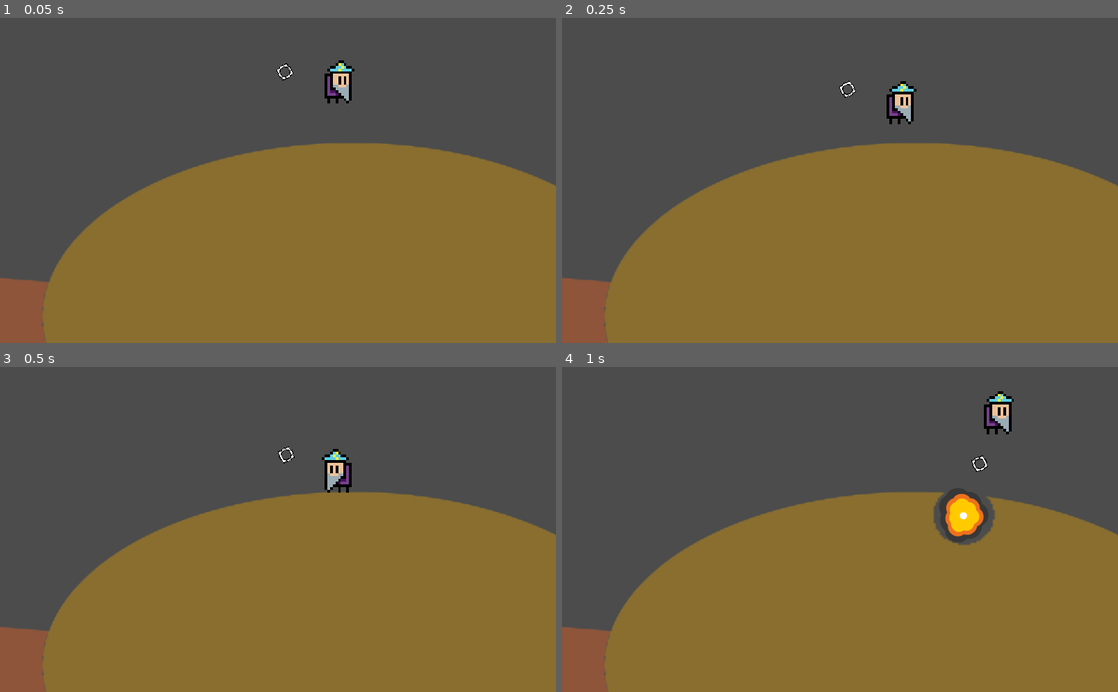
Above: before the commit, frames 1-4 (two rows, left to right).
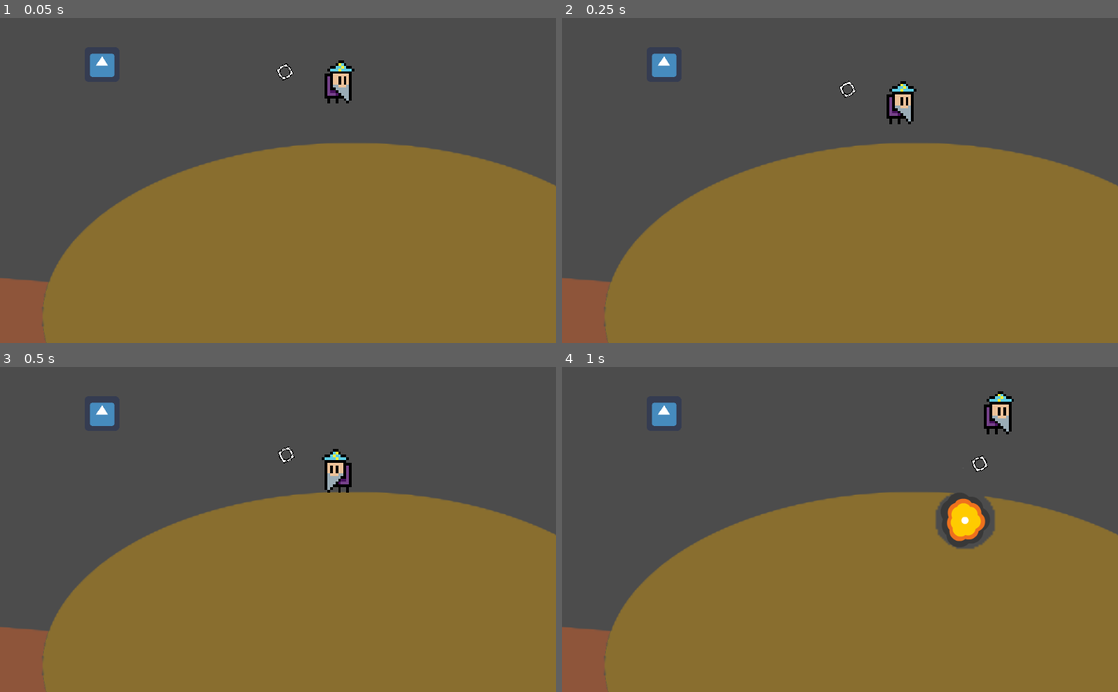
Above: after the commit, the same moments.

Repository: MitchMakesThings/Godot-Things
Game: Godot game, scene res://src/levels/FirstLevel.tscn
Same seed, same stepped clock (60 frames per second), same inputs: the game is played once before the commit and once after it. The engine's default icon, where the game draws it, is replaced by a stand-in: a white triangle on a blue panel in a dark square.
Inputs (mouse positions are in pixels of both pictures, inside the frame that each line leads up to):
- Up to frame 1 (0.05 s): no input
- Up to frame 2 (0.25 s): no input
- Up to frame 3 (0.5 s): no input
- Up to frame 4 (1 s): move the mouse to (962, 513) at 0.52 s; hold D (move_right) from 0.53 s (still down); click (962, 513) at 0.67 s; tap Space (jump) at 0.77 s

The runs differ from the first frame. In frame 1, 0.3% of the frame differs, in the area x 16-21%, y 10-19%; in frame 2, 0.3%; in frame 3, 0.3%; in frame 4, 1.0%, in the area x 16-78%, y 10-56%.

Commit message:
Messing with destructibles to try and support multiple destructible things in a single map, with different offsets etc.

Diff:
--- a/Game/src/destruction/Destructible.gd
+++ b/Game/src/destruction/Destructible.gd
@@ -2,6 +2,7 @@
 
 export var viewport_destruction_nodepath : NodePath
 export var collision_holder_node_path : NodePath
+export var collision_viewport_size : Vector2 = Vector2.ZERO
 
 var world_size : Vector2
 
@@ -24,7 +25,10 @@
 
 	# Match our destruction viewport to the regular viewport.
 	# If we didn't do this we'd need to either hardcode a viewport size
-	$Viewport.set_size(get_viewport_rect().size)
+	if collision_viewport_size != Vector2.ZERO:
+		$Viewport.set_size(collision_viewport_size)
+	else:
+		$Viewport.set_size(get_viewport_rect().size)
 
 	# Passing 0 to duplicate, as we don't want to duplicate scripts/signals etc
 	# We don't use 8 since we're going to delete our duplicate nodes after first render anyway
@@ -52,7 +56,6 @@
 
 func destroy(position : Vector2, radius : float):
 	var viewport_position = _world_to_viewport(position)
-
 	# Collision rebuild thread!
 	var thread := Thread.new()
 	var error = thread.start(self, "rebuild_collisions_from_geometry", [position, radius])
@@ -74,11 +77,6 @@
 	for dup in _to_cull:
 		dup.queue_free()
 	_to_cull = Array()
-
-
-func _process(_delta):
-	# Debug
-	OS.set_window_title(" | fps: " + str(Engine.get_frames_per_second()))
 
 
 func rebuild_texture():
@@ -145,7 +143,7 @@
 	bitmap.create_from_image_alpha($Sprite.texture.get_data())
 
 	# DEBUG:
-	#$Sprite.get_texture().get_data().save_png("res://screenshots/debug.png")
+	#$Sprite.get_texture().get_data().save_png("res://screenshots/debug" + get_parent().name + ".png")
 	#print("Saved")
 
 	# This will generate polygons for the given coordinate rectangle within the bitmap
@@ -193,18 +191,20 @@
 
 func _viewport_to_world(var point : Vector2) -> Vector2:
 	var dynamic_texture_size = $Viewport.get_size()
+	var parent_offset = get_parent().position
 	return Vector2(
-				((point.x + get_viewport_rect().position.x) / dynamic_texture_size.x) * world_size.x,
-				((point.y + get_viewport_rect().position.y) / dynamic_texture_size.y) * world_size.y
-			)
+		((point.x + get_viewport_rect().position.x) / dynamic_texture_size.x) * world_size.x,
+		((point.y + get_viewport_rect().position.y) / dynamic_texture_size.y) * world_size.y
+	)
 
 
 func _world_to_viewport(var point : Vector2) -> Vector2:
 	var dynamic_texture_size = $Viewport.get_size()
+	var parent_offset = get_parent().position
 	return Vector2(
-				(point.x / world_size.x) * dynamic_texture_size.x + get_viewport_rect().position.x,
-				(point.y / world_size.y) * dynamic_texture_size.y + get_viewport_rect().position.y
-			)
+		((point.x - parent_offset.x ) / world_size.x) * dynamic_texture_size.x + get_viewport_rect().position.x,
+		((point.y - parent_offset.y ) / world_size.y) * dynamic_texture_size.y + get_viewport_rect().position.y
+	)
 
 
 func _world_to_viewport_scale(var original_scale : Vector2) -> Vector2:
--- a/Game/src/levels/FirstLevel.tscn
+++ b/Game/src/levels/FirstLevel.tscn
@@ -1,22 +1,39 @@
-[gd_scene load_steps=7 format=2]
+[gd_scene load_steps=9 format=2]
 
 [ext_resource path="res://assets/levels/FirstLevel.png" type="Texture" id=1]
 [ext_resource path="res://src/destruction/Destructible.tscn" type="PackedScene" id=2]
 [ext_resource path="res://src/scripts/Camera.gd" type="Script" id=3]
 [ext_resource path="res://src/destruction/parent_material.shader" type="Shader" id=4]
 [ext_resource path="res://src/character/wizard.tscn" type="PackedScene" id=5]
+[ext_resource path="res://icon.png" type="Texture" id=6]
 
 [sub_resource type="ShaderMaterial" id=1]
 shader = ExtResource( 4 )
 
+[sub_resource type="ShaderMaterial" id=2]
+shader = ExtResource( 4 )
+
 [node name="FirstLevel" type="Node2D"]
 
+[node name="Debug" type="Sprite" parent="."]
+material = SubResource( 1 )
+position = Vector2( 2141.11, 1540 )
+texture = ExtResource( 6 )
+centered = false
+
+[node name="Destructible" parent="Debug" instance=ExtResource( 2 )]
+viewport_destruction_nodepath = NodePath("../../Debug/Destructible/Viewport/Circle")
+collision_holder_node_path = NodePath("../../Debug/Destructible/CollisionHolder")
+collision_viewport_size = Vector2( 12, 12 )
+
 [node name="DestructibleForeground" type="Sprite" parent="."]
-material = SubResource( 1 )
+material = SubResource( 2 )
 texture = ExtResource( 1 )
 centered = false
 
-[node name="Destruction" parent="DestructibleForeground" instance=ExtResource( 2 )]
+[node name="Destructible" parent="DestructibleForeground" instance=ExtResource( 2 )]
+viewport_destruction_nodepath = NodePath("../Destructible/Viewport/Circle")
+collision_holder_node_path = NodePath("../Destructible/CollisionHolder")
 
 [node name="Camera" type="Camera2D" parent="."]
 position = Vector2( 2497.4, 1786.07 )
Binary file removed: Game/screenshots/debug.png
Not shown, removed: Game/screenshots/debug.png.import
